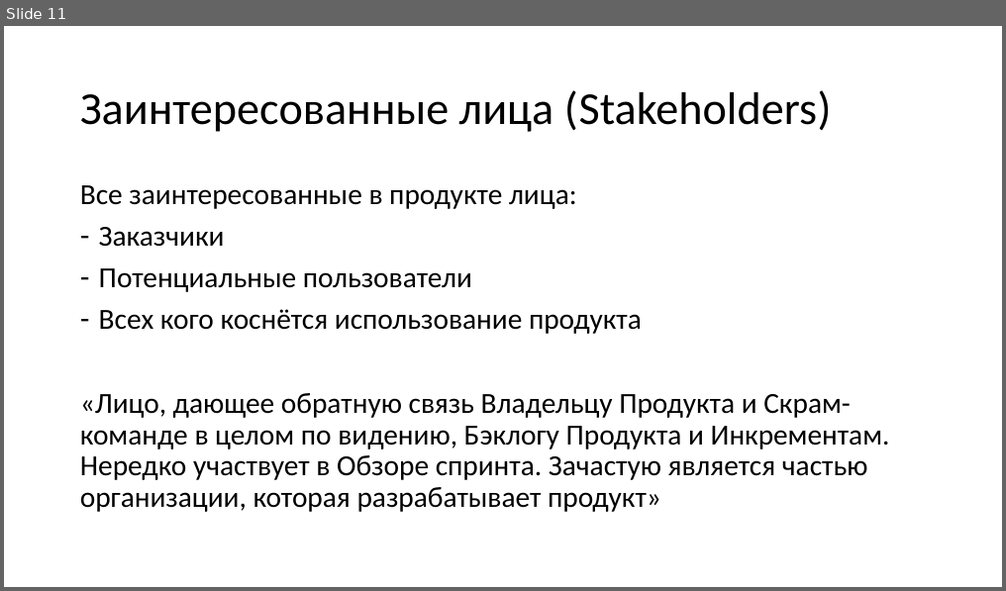
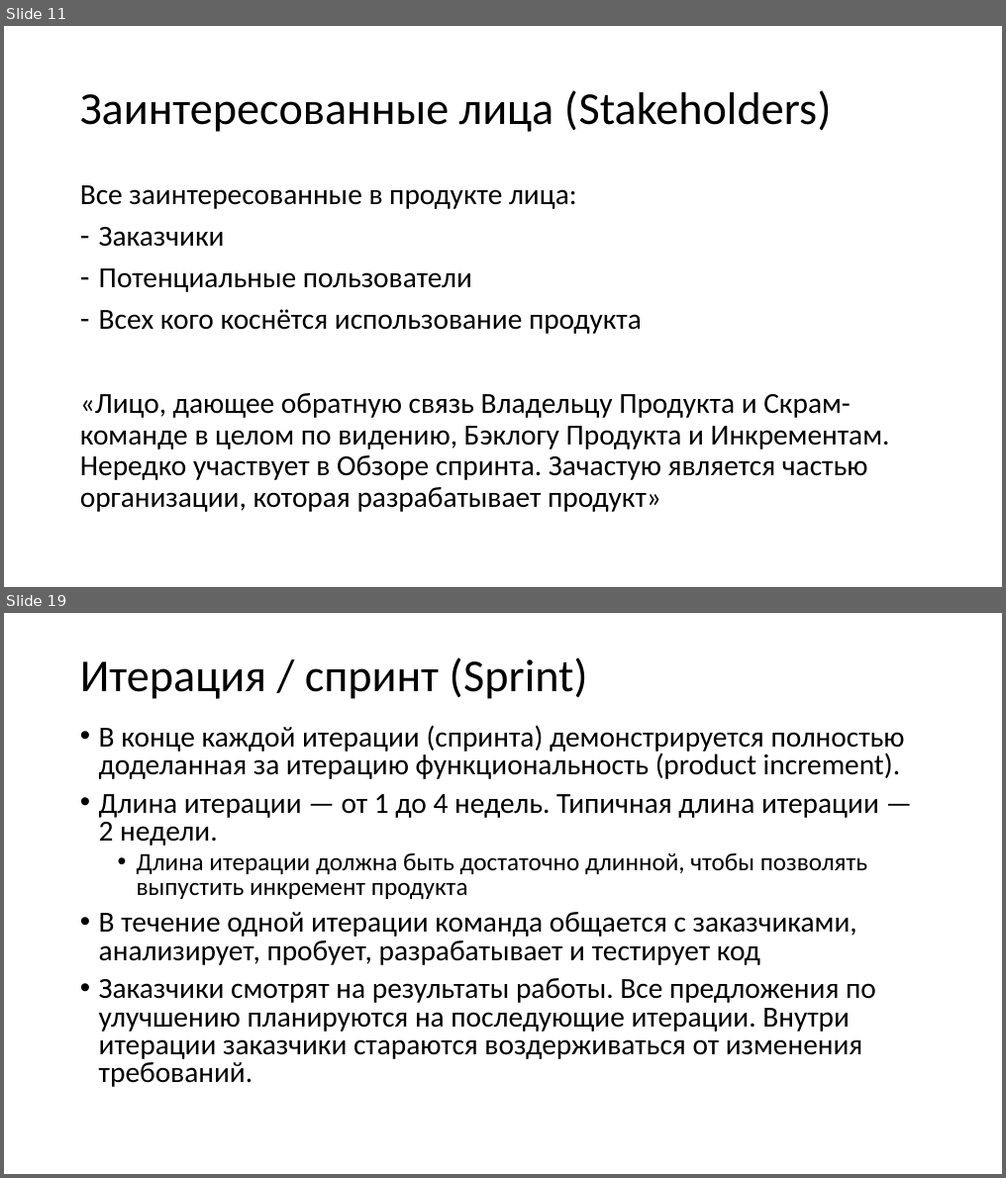
Before and after one commit to xtrueman/soft_dev_mgmt_course, a slide deck: slides/01-SCRUM.pptx. Shown one above the other, each under a label of ours: slide 11 before the commit, slides 11 and 19 after it; the slides between them are not shown. The pictures are 1006x591 and 1006x1178 pixels, drawn with LibreOffice and Linux fonts; fonts in the diff are those of the drawing. Boxes give left, top, right and bottom in pixels: in the first picture for what was removed or moved away, otherwise in the second. Text is boxed around its words. In the diff, an @@ line names an element or a change of style, - is before the commit and + after.

Commit message:
продолжение работы над курсов

```diff
--- a/slides/01-SCRUM.pptx
+++ b/slides/01-SCRUM.pptx
@@ slide 19 added at [4, 613, 1002, 1174], background #FFFFFF @@
@@ title added at [80, 658, 588, 699], 44 pt, text #000000 @@
+Итерация / спринт (Sprint)
@@ text added at [99, 725, 905, 1087], 28 pt, text #000000 @@
+• В конце каждой итерации (спринта) демонстрируется полностью доделанная за итерацию функциональность (product increment).
+• Длина итерации — от 1 до 4 недель. Типичная длина итерации — 2 недели.
+  • Длина итерации должна быть достаточно длинной, чтобы позволять выпустить инкремент продукта
+• В течение одной итерации команда общается с заказчиками, анализирует, пробует, разрабатывает и тестирует код
+• Заказчики смотрят на результаты работы. Все предложения по улучшению планируются на последующие итерации. Внутри итерации заказчики стараются воздерживаться от изменения требований.
```
Also in this commit, not shown: 2 slides changed, 11 other slides added, 6 other files.
